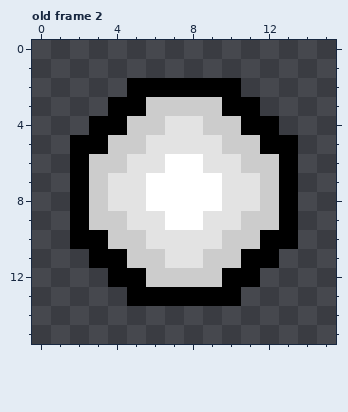
A pixel-art file gets an edit: img/other/playerBullet.ase. Above is the file before it was changed.
16x16 pixels, 4 frames. Shown: old frame 2. The commit also changed other frames, which this record leaves out.
New version:
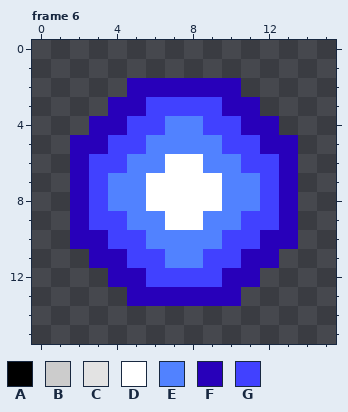
Palette (. is transparent): A #000000  B #cccccc  C #e3e3e3  D #ffffff  E #5182ff  F #2800ba  G #4141ff
A new or re-ordered frame is compared with the old frame closest to it.
From old to new:
frames 4 -> 6
Changed rows in their new state; - is an unchanged pixel.
Frame 6 is new; against old frame 2:
first column x 2:
 2 ---FFFFFF---
 3 --FFGGGGFF--
 4 -FFGGEEGGFF-
 5 FFGGEEEEGGFF
 6 FGGEE--EEGGF
 7 FGEE----EEGF
 8 FGEE----EEGF
 9 FGGEE--EEGGF
10 FFGGEEEEGGFF
11 -FFGGEEGGFF-
12 --FFGGGGFF--
13 ---FFFFFF---
